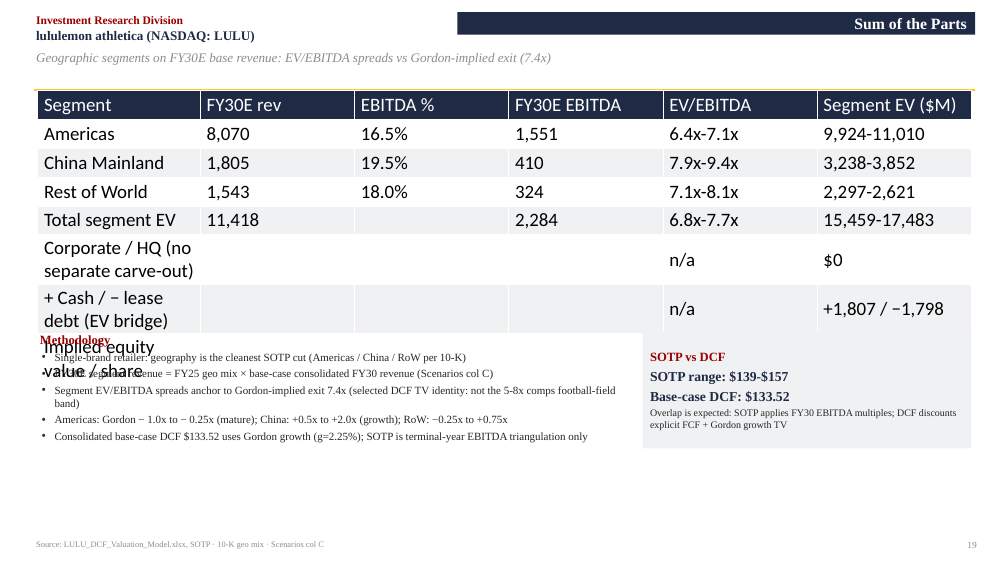
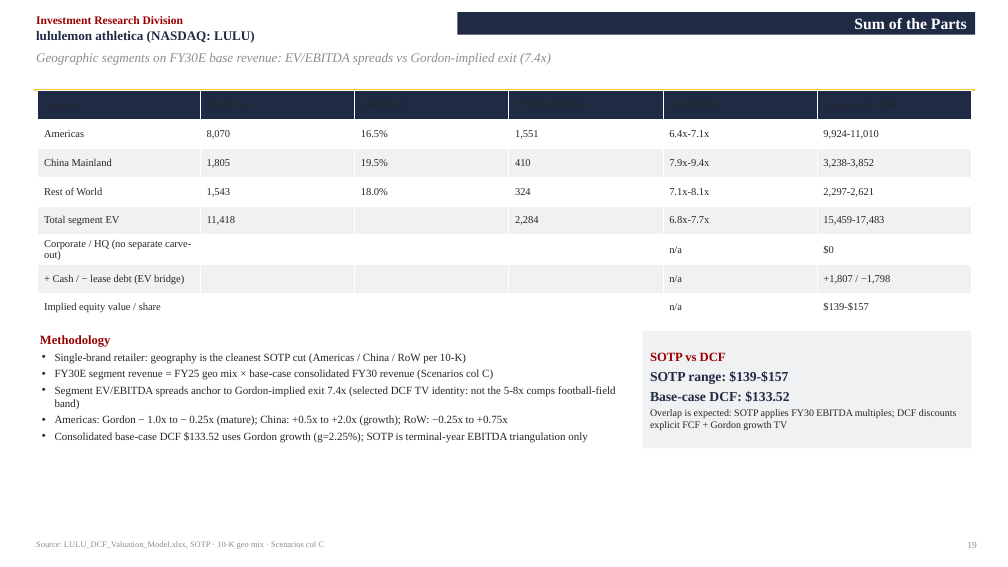
Before and after one commit to vengeanceaiUSC/RM, a slide deck: slide 19 of LULU/LULU_Investment_Pitch_Deck.pptx. Drawn at 1008x567 pixels with LibreOffice and Linux fonts; fonts in the diff are those of the drawing. Boxes give left, top, right and bottom in pixels: in the first picture for what was removed or moved away, otherwise in the second. Text is boxed around its words. In the diff, an @@ line names an element or a change of style, - is before the commit and + after.

```diff
--- a/LULU/LULU_Investment_Pitch_Deck.pptx
+++ b/LULU/LULU_Investment_Pitch_Deck.pptx
@@ table at (x1=38, y1=91, x2=972, y2=321) @@
@@ size 18 to 10 pt, font Calibri to Times New Roman @@
@@ text colour #FFFFFF to #262626 in "Segment", "FY30E rev", "EBITDA %", "FY30E EBITDA" and 2 more places @@
@@ text colour #000000 to #262626 in "Americas", "8,070", "16.5%", "1,551" and 28 more places @@
```
Also in this commit, not shown: 8 other slides changed, 2 other files.
